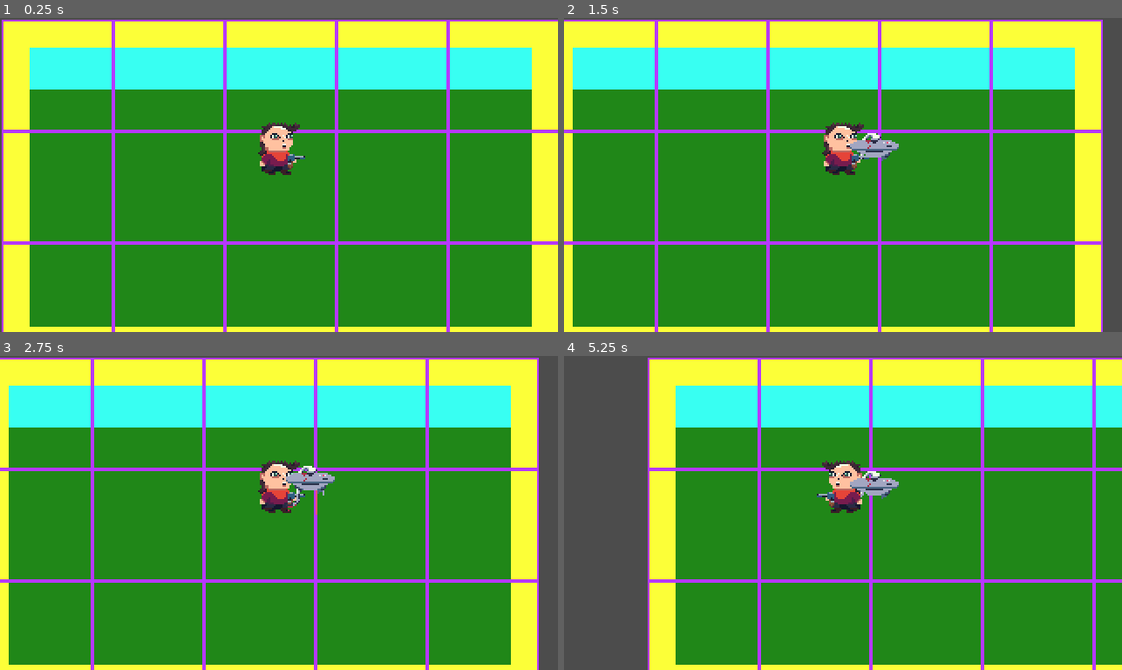
Above: before the commit, frames 1-4 (two rows, left to right).
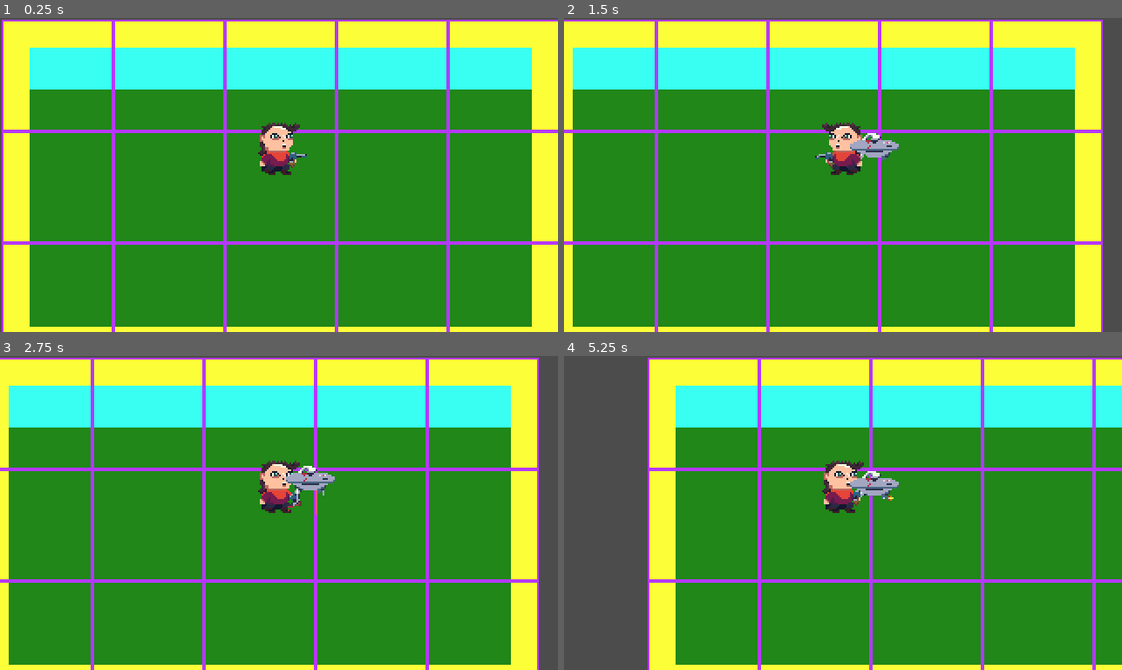
Above: after the commit, the same moments.

Repository: deadpixelsociety/moonjam2021
Game: Godot game, scene res://world/world.tscn
Same seed, same stepped clock (60 frames per second), same inputs: the game is played once before the commit and once after it. The engine's default icon, where the game draws it, is replaced by a stand-in: a white triangle on a blue panel in a dark square.
Inputs (mouse positions are in pixels of both pictures, inside the frame that each line leads up to):
- Up to frame 1 (0.25 s): no input
- Up to frame 2 (1.5 s): tap Enter at 0.5 s; move the mouse to (965, 159) at 0.52 s; hold D (move_right) 0.53-1.28 s; tap 1 (print_drone) at 0.6, 1.35 s; click (965, 159) at 0.67 s; move the mouse to (731, 190) at 1.27 s; hold S (move_down) from 1.28 s (still down); click (731, 190) at 1.42 s
- Up to frame 3 (2.75 s): move the mouse to (334, 443) at 2.02 s; release S (move_down) at 2.03 s; hold D (move_right) from 2.03 s (still down); tap 1 (print_drone) at 2.1 s; click (334, 443) at 2.17 s
- Up to frame 4 (5.25 s): move the mouse to (815, 575) at 2.77 s; release D (move_right) at 2.78 s; hold W (move_up) 2.78-3.53 s; tap 1 (print_drone) every 0.75 s from 2.85 to 5.1 s; click (815, 575) at 2.92 s; move the mouse to (1010, 560) at 3.52 s; hold A (move_left) 3.53-5.03 s; click (1010, 560) at 3.67 s; move the mouse to (675, 465) at 4.27 s; click (675, 465) at 4.42 s; move the mouse to (870, 513) at 5.02 s; hold S (move_down) from 5.03 s (still down); click (870, 513) at 5.17 s

The runs differ from the first frame. In frame 1, less than 0.1% of the frame differs, in the area x 51-55%, y 42-49%; in frame 2, 0.6%; in frame 3, less than 0.1%; in frame 4, 0.6%, in the area x 45-60%, y 33-50%.

Commit message:
Player concurrent state machines

Diff:
--- /dev/null
+++ b/logic/none_state.gd
@@ -0,0 +1,2 @@
+extends State
+class_name NoneState
--- a/logic/state.gd
+++ b/logic/state.gd
@@ -11,10 +11,6 @@
 
 
 func execute(delta: float):
-	pass
-
-
-func handle_input(delta: float):
 	pass
 
 
--- a/logic/state_machine.gd
+++ b/logic/state_machine.gd
@@ -43,7 +43,6 @@
 
 
 func _process_state(delta: float, state: State):
-	state.handle_input(delta)
 	state.execute(delta)
 
 
--- a/player/player.gd
+++ b/player/player.gd
@@ -4,19 +4,19 @@
 signal died
 signal health_changed
 
-const BULLET_DEADZONE = 0.5
-const MOVE_DEADZONE = 0.5
-
-export(PackedScene) onready var Bullet
 export(int) var max_health = 5 setget _set_max_health
 
-var _shooting = false
 var _health = 0
+var heading = Vector2(1.0, 0.0) setget _set_heading, _get_heading
 
 onready var _animated_sprite := $AnimatedSprite
 onready var _collision := $CollisionShape2D
 onready var _bullet_spawn := $BulletSpawn
-onready var _state_machine := $StateMachine
+onready var _core_state_machine := $CoreStateMachine
+onready var _action_state_machine := $ActionStateMachine
+onready var _revolver := $Revolver
+onready var _revolver_right := $RevolverRight
+onready var _revolver_left := $RevolvedLeft
 
 
 func _physics_process(delta):
@@ -27,30 +27,8 @@
 	pass
 
 
-func _move_player():
-	var dir = Vector2.ZERO
-	if Input.is_action_pressed("move_left"):
-		dir.x -= 1
-	if Input.is_action_pressed("move_right"):
-		dir.x += 1
-	if Input.is_action_pressed("move_up"):
-		dir.y -= 1
-	if Input.is_action_pressed("move_down"):
-		dir.y += 1
-
-	var joy_dir = Vector2(
-		Input.get_joy_axis(0, JOY_AXIS_0),
-		Input.get_joy_axis(0, JOY_AXIS_1)
-	)
-
-	if dir.length_squared() == 0.0 and joy_dir.length() > MOVE_DEADZONE:
-		dir = Vector2(sign(joy_dir.x), sign(joy_dir.y))
-
-	_state_machine.swap_state("move", dir)
-
-
 func _died():
-	_state_machine.swap_state("death")
+	_core_state_machine.swap_state("death")
 	emit_signal("died")
 
 
@@ -72,3 +50,30 @@
 
 	if _health <= 0.0:
 		_died()
+
+
+func _set_heading(value: Vector2):
+	heading = value
+	print("heading=" + str(heading))
+	_flip_sprite()
+
+
+func _get_heading() -> Vector2:
+	return heading
+
+
+func _flip_sprite():
+	if heading.x != 0.0:
+		_animated_sprite.flip_h = heading.x < 0.0
+
+	_place_revolver()
+
+
+func _place_revolver():
+	if heading.x != 0.0:
+		_revolver.flip_h = heading.x > 0.0
+
+		if heading.x < 0.0:
+			_revolver.position = _revolver_left.position
+		else:
+			_revolver.position = _revolver_right.position
--- a/player/player.tscn
+++ b/player/player.tscn
@@ -10,6 +10,8 @@
 [ext_resource path="res://player/blood_printer.gd" type="Script" id=8]
 [ext_resource path="res://player/print_state.gd" type="Script" id=9]
 [ext_resource path="res://assets/sprites/revolver.png" type="Texture" id=10]
+[ext_resource path="res://player/player_shoot_state.gd" type="Script" id=11]
+[ext_resource path="res://player/player_none_state.gd" type="Script" id=12]
 
 [sub_resource type="SpriteFrames" id=1]
 animations = [ {
@@ -81,42 +83,47 @@
 
 [node name="Player" type="KinematicBody2D"]
 script = ExtResource( 2 )
-Bullet = ExtResource( 3 )
 
-[node name="StateMachine" type="Node" parent="."]
+[node name="CoreStateMachine" type="Node" parent="."]
 script = ExtResource( 5 )
 default_state = NodePath("IdleState")
 
-[node name="IdleState" type="Node" parent="StateMachine"]
+[node name="IdleState" type="Node" parent="CoreStateMachine"]
 script = ExtResource( 4 )
 state_name = "idle"
 processing_mode = 1
-Bullet = ExtResource( 3 )
+player = NodePath("../..")
 animated_sprite = NodePath("../../AnimatedSprite")
-host = NodePath("../..")
-shoot_origin = NodePath("../../Revolver/BulletSpawn")
-revolver = NodePath("../../Revolver")
-revolver_left = NodePath("../../RevolvedLeft")
-revolver_right = NodePath("../../RevolverRight")
 
-[node name="MoveState" type="Node" parent="StateMachine"]
+[node name="MoveState" type="Node" parent="CoreStateMachine"]
 script = ExtResource( 6 )
 state_name = "move"
 processing_mode = 1
-Bullet = ExtResource( 3 )
+player = NodePath("../..")
 animated_sprite = NodePath("../../AnimatedSprite")
-host = NodePath("../..")
-shoot_origin = NodePath("../../Revolver/BulletSpawn")
-revolver = NodePath("../../Revolver")
-revolver_left = NodePath("../../RevolvedLeft")
-revolver_right = NodePath("../../RevolverRight")
 kinematic_body = NodePath("../..")
 
-[node name="PrintState" type="Node" parent="StateMachine"]
+[node name="PrintState" type="Node" parent="CoreStateMachine"]
 script = ExtResource( 9 )
 state_name = "print"
 animated_sprite = NodePath("../../AnimatedSprite")
 blood_printer = NodePath("../../BloodPrinter")
+
+[node name="ActionStateMachine" type="Node" parent="."]
+script = ExtResource( 5 )
+default_state = NodePath("NoneState")
+
+[node name="NoneState" type="Node" parent="ActionStateMachine"]
+script = ExtResource( 12 )
+player = NodePath("../..")
+
+[node name="ShootState" type="Node" parent="ActionStateMachine"]
+script = ExtResource( 11 )
+state_name = "shoot"
+player = NodePath("../..")
+Bullet = ExtResource( 3 )
+shoot_origin = NodePath("../../Revolver/BulletSpawn")
+revolver = NodePath("../../Revolver")
 
 [node name="AnimatedSprite" type="AnimatedSprite" parent="."]
 position = Vector2( 0, -14 )
@@ -140,10 +147,10 @@
 position = Vector2( 6, -1 )
 
 [node name="RevolverRight" type="Node2D" parent="."]
-position = Vector2( 9, -9 )
+position = Vector2( 10, -10 )
 
 [node name="RevolvedLeft" type="Node2D" parent="."]
-position = Vector2( -9, -9 )
+position = Vector2( -10, -10 )
 
 [node name="BloodPrinter" type="Sprite" parent="."]
 self_modulate = Color( 1, 0, 0, 0 )
--- /dev/null
+++ b/player/player_action_state.gd
@@ -0,0 +1,44 @@
+extends State
+class_name PlayerActionState
+
+export(float) var shoot_deadzone = 0.6
+export(NodePath) onready var player = get_node(player) as Player
+
+var shoot_axis = Vector2.ZERO
+
+var _mouse_shooting = false
+
+
+func _input(event):
+	if event is InputEventMouseButton:
+		if event.button_index == BUTTON_LEFT:
+			_mouse_shooting = event.pressed
+			if event.pressed:
+				poll_shoot()
+
+
+func execute(delta: float):
+	poll_shoot()
+
+
+func poll_shoot():
+	shoot_axis = Vector2.ZERO
+	if _mouse_shooting:
+		var mouse_pos = player.get_global_mouse_position()
+		shoot_axis = Vector2(
+			mouse_pos.x - player.global_position.x,
+			mouse_pos.y - player.global_position.y
+		).normalized()
+	else:
+		shoot_axis = Vector2(
+			Input.get_joy_axis(0, JOY_AXIS_2),
+			Input.get_joy_axis(0, JOY_AXIS_3)
+		)
+
+		if shoot_axis.length() < shoot_deadzone:
+			shoot_axis = Vector2.ZERO
+		else:
+			shoot_axis = shoot_axis.normalized()
+
+	if shoot_axis.length_squared() > 0.0:
+		player.heading = shoot_axis
--- a/player/player_control_state.gd
+++ /dev/null
@@ -1,122 +0,0 @@
-extends State
-class_name PlayerControlState
-
-export(float) var move_deadzone = 0.6
-export(float) var shoot_deadzone = 0.6
-export(float) var bullet_cooldown = 0.80
-export(PackedScene) var Bullet
-export(NodePath) onready var animated_sprite = get_node(animated_sprite) as AnimatedSprite
-export(NodePath) onready var host = get_node(host) as Node
-export(NodePath) onready var shoot_origin = get_node(shoot_origin) as Node2D
-export(NodePath) onready var revolver = get_node(revolver) as Sprite
-export(NodePath) onready var revolver_left = get_node(revolver_left) as Node2D
-export(NodePath) onready var revolver_right = get_node(revolver_right) as Node2D
-
-var movement_axis = Vector2.ZERO
-var shoot_axis = Vector2.ZERO
-var _shooting = false
-var _last_fire = -1
-var _heading = Vector2(1.0, 0.0)
-
-
-func _input(event):
-	if event is InputEventMouseButton:
-		if event.button_index == BUTTON_LEFT:
-			_shooting = event.pressed
-			poll_shoot()
-
-
-func execute(delta: float):
-	var shoot_dir = poll_shoot()
-	if shoot_dir.length_squared() > 0.0:
-		_shoot()
-
-	if Input.is_action_just_pressed("print_drone"):
-		_request_state("print")
-
-	_flip_sprite()
-
-
-func _shoot():
-	var now = OS.get_ticks_msec()
-	var diff = now - _last_fire
-	var cd = bullet_cooldown * 1000.0
-	if _last_fire == -1 or (diff >= cd):
-		_last_fire = now
-		var bullet = Bullet.instance() as Bullet
-		bullet.global_position = shoot_origin.global_position
-
-		if _heading.x < 0.0:
-			revolver.rotation = PI + _heading.angle()
-		else:
-			revolver.rotation = _heading.angle()
-
-		var dir = poll_shoot()
-		bullet.fire(dir)
-		if host and host.owner:
-			host.owner.add_child(bullet)
-
-
-func poll_movement() -> Vector2:
-	movement_axis = Vector2.ZERO
-
-	if Input.is_action_pressed("move_left"):
-		movement_axis.x -= 1
-	if Input.is_action_pressed("move_right"):
-		movement_axis.x += 1
-	if Input.is_action_pressed("move_up"):
-		movement_axis.y -= 1
-	if Input.is_action_pressed("move_down"):
-		movement_axis.y += 1
-
-	var joy_dir = Vector2(
-		Input.get_joy_axis(0, JOY_AXIS_0),
-		Input.get_joy_axis(0, JOY_AXIS_1)
-	)
-
-	if movement_axis.length_squared() == 0.0 and joy_dir.length() > move_deadzone:
-		movement_axis = Vector2(sign(joy_dir.x), sign(joy_dir.y))
-
-	return movement_axis
-
-
-func poll_shoot() -> Vector2:
-	var shoot_axis = Vector2.ZERO
-	if _shooting:
-		var mouse_pos = host.get_global_mouse_position()
-		shoot_axis = Vector2(
-			mouse_pos.x - host.global_position.x,
-			mouse_pos.y - host.global_position.y
-		).normalized()
-	else:
-		shoot_axis = Vector2(
-			Input.get_joy_axis(0, JOY_AXIS_2),
-			Input.get_joy_axis(0, JOY_AXIS_3)
-		)
-
-		if shoot_axis.length() < shoot_deadzone:
-			shoot_axis = Vector2.ZERO
-		else:
-			shoot_axis = shoot_axis.normalized()
-
-	if shoot_axis.length_squared() > 0.0:
-		_heading = shoot_axis.normalized()
-		if _heading.x < 0.0:
-			shoot_origin.position = Vector2(-6.0, -1.0)
-		else:
-			shoot_origin.position = Vector2(6.0, -1.0)
-
-	return shoot_axis
-
-
-func _flip_sprite():
-	animated_sprite.flip_h = _heading.x < 0.0
-	_place_revolver()
-
-func _place_revolver():
-	revolver.flip_h = _heading.x > 0.0
-
-	if _heading.x < 0.0:
-		revolver.position = revolver_left.position
-	else:
-		revolver.position = revolver_right.position
--- a/player/player_idle_state.gd
+++ b/player/player_idle_state.gd
@@ -1,6 +1,7 @@
-extends PlayerControlState
+extends PlayerMotionState
 class_name PlayerIdleState
 
+export(NodePath) onready var animated_sprite = get_node(animated_sprite) as AnimatedSprite
 
 func enter():
 	animated_sprite.play("idle")
@@ -9,12 +10,5 @@
 func execute(delta: float):
 	.execute(delta)
 
-	var movement = poll_movement()
-	if movement.length_squared() > 0.0:
+	if movement_axis.length_squared() > 0.0:
 		_finish("move")
-
-	var shoot_dir = poll_shoot()
-	if shoot_dir.length_squared() > 0.0:
-		_heading = shoot_dir.normalized()
-
-	_flip_sprite()
--- /dev/null
+++ b/player/player_motion_state.gd
@@ -0,0 +1,35 @@
+extends State
+class_name PlayerMotionState
+
+export(float) var move_deadzone = 0.6
+export(NodePath) onready var player = get_node(player) as Player
+
+var movement_axis = Vector2.ZERO
+
+var _heading = Vector2(1.0, 0.0)
+
+
+func execute(delta: float):
+	poll_movement()
+
+	if Input.is_action_just_pressed("print_drone"):
+		_request_state("print")
+
+
+func poll_movement():
+	movement_axis = Vector2.ZERO
+
+	movement_axis.x = Input.get_action_strength("move_right") - Input.get_action_strength("move_left")
+	movement_axis.y = Input.get_action_strength("move_down") - Input.get_action_strength("move_up")
+
+	if movement_axis.length_squared() == 0.0:
+		var joy_dir = Vector2(
+			Input.get_joy_axis(0, JOY_AXIS_0),
+			Input.get_joy_axis(0, JOY_AXIS_1)
+		)
+
+		if joy_dir.length() > move_deadzone:
+			movement_axis = Vector2(sign(joy_dir.x), sign(joy_dir.y))
+
+	if movement_axis.length_squared() > 0.0:
+		player.heading = movement_axis.normalized()
--- a/player/player_move_state.gd
+++ b/player/player_move_state.gd
@@ -1,25 +1,26 @@
-extends PlayerControlState
+extends PlayerMotionState
 class_name PlayerMoveState
 
 export(float) var move_speed = 175.0
 export(float) var friction = 0.80
+export(NodePath) onready var animated_sprite = get_node(animated_sprite) as AnimatedSprite
 export(NodePath) onready var kinematic_body = get_node(kinematic_body) as KinematicBody2D
 
 var _velocity = Vector2.ZERO
 
 
 func enter():
-	animated_sprite.play("move")
+	#animated_sprite.play("move")
+	pass
 
 
 func execute(delta: float):
-	var dir = poll_movement()
-	_move_body(dir)
+	.execute(delta)
+
+	_move_body(movement_axis)
 
 	if _velocity == Vector2.ZERO:
 		_finish("idle")
-
-	.execute(delta)
 
 
 func _move_body(dir: Vector2):
@@ -31,6 +32,3 @@
 			_velocity = Vector2.ZERO
 
 	_velocity = kinematic_body.move_and_slide(_velocity)
-
-	if _velocity.length_squared() > 0.0:
-		_heading = Vector2(sign(_velocity.x), sign(_velocity.y))
--- /dev/null
+++ b/player/player_none_state.gd
@@ -0,0 +1,9 @@
+extends PlayerActionState
+class_name PlayerNoneState
+
+
+func execute(delta: float):
+	.execute(delta)
+
+	if shoot_axis.length_squared() > 0.0:
+		_request_state("shoot")
--- /dev/null
+++ b/player/player_shoot_state.gd
@@ -0,0 +1,43 @@
+extends PlayerActionState
+class_name PlayerShootState
+
+export(float) var bullet_cooldown = 0.80
+export(PackedScene) var Bullet
+export(NodePath) onready var shoot_origin = get_node(shoot_origin) as Node2D
+export(NodePath) onready var revolver = get_node(revolver) as Sprite
+
+var _last_fire = -1
+
+
+func execute(delta: float):
+	.execute(delta)
+
+	if shoot_axis.length_squared() > 0.0:
+		if player.heading.x < 0.0:
+			shoot_origin.position = Vector2(-6.0, -1.0)
+		else:
+			shoot_origin.position = Vector2(6.0, -1.0)
+
+	if shoot_axis.length_squared() > 0.0:
+		_shoot()
+
+	_finish()
+
+
+func _shoot():
+	var now = OS.get_ticks_msec()
+	var diff = now - _last_fire
+	var cooldown_msec = bullet_cooldown * 1000.0
+	if _last_fire == -1 or diff >= cooldown_msec:
+		_last_fire = now
+		var bullet = Bullet.instance() as Bullet
+		bullet.global_position = shoot_origin.global_position
+
+		if player.heading.x < 0.0:
+			revolver.rotation = PI + player.heading.angle()
+		else:
+			revolver.rotation = player.heading.angle()
+
+		bullet.fire(shoot_axis)
+		if player and player.owner:
+			player.owner.add_child(bullet)
--- a/project.godot
+++ b/project.godot
@@ -19,25 +19,45 @@
 "language": "GDScript",
 "path": "res://player/bullet.gd"
 }, {
+"base": "State",
+"class": "NoneState",
+"language": "GDScript",
+"path": "res://logic/none_state.gd"
+}, {
 "base": "KinematicBody2D",
 "class": "Player",
 "language": "GDScript",
 "path": "res://player/player.gd"
 }, {
 "base": "State",
-"class": "PlayerControlState",
+"class": "PlayerActionState",
 "language": "GDScript",
-"path": "res://player/player_control_state.gd"
+"path": "res://player/player_action_state.gd"
 }, {
-"base": "PlayerControlState",
+"base": "PlayerMotionState",
 "class": "PlayerIdleState",
 "language": "GDScript",
 "path": "res://player/player_idle_state.gd"
 }, {
-"base": "PlayerControlState",
+"base": "State",
+"class": "PlayerMotionState",
+"language": "GDScript",
+"path": "res://player/player_motion_state.gd"
+}, {
+"base": "PlayerMotionState",
 "class": "PlayerMoveState",
 "language": "GDScript",
 "path": "res://player/player_move_state.gd"
+}, {
+"base": "PlayerActionState",
+"class": "PlayerNoneState",
+"language": "GDScript",
+"path": "res://player/player_none_state.gd"
+}, {
+"base": "PlayerActionState",
+"class": "PlayerShootState",
+"language": "GDScript",
+"path": "res://player/player_shoot_state.gd"
 }, {
 "base": "State",
 "class": "PrintState",
@@ -57,10 +77,14 @@
 _global_script_class_icons={
 "BloodPrinter": "",
 "Bullet": "",
+"NoneState": "",
 "Player": "",
-"PlayerControlState": "",
+"PlayerActionState": "",
 "PlayerIdleState": "",
+"PlayerMotionState": "",
 "PlayerMoveState": "",
+"PlayerNoneState": "",
+"PlayerShootState": "",
 "PrintState": "",
 "State": "",
 "StateMachine": ""
Not shown: 1 places in player/player.tscn that only renumber resources
